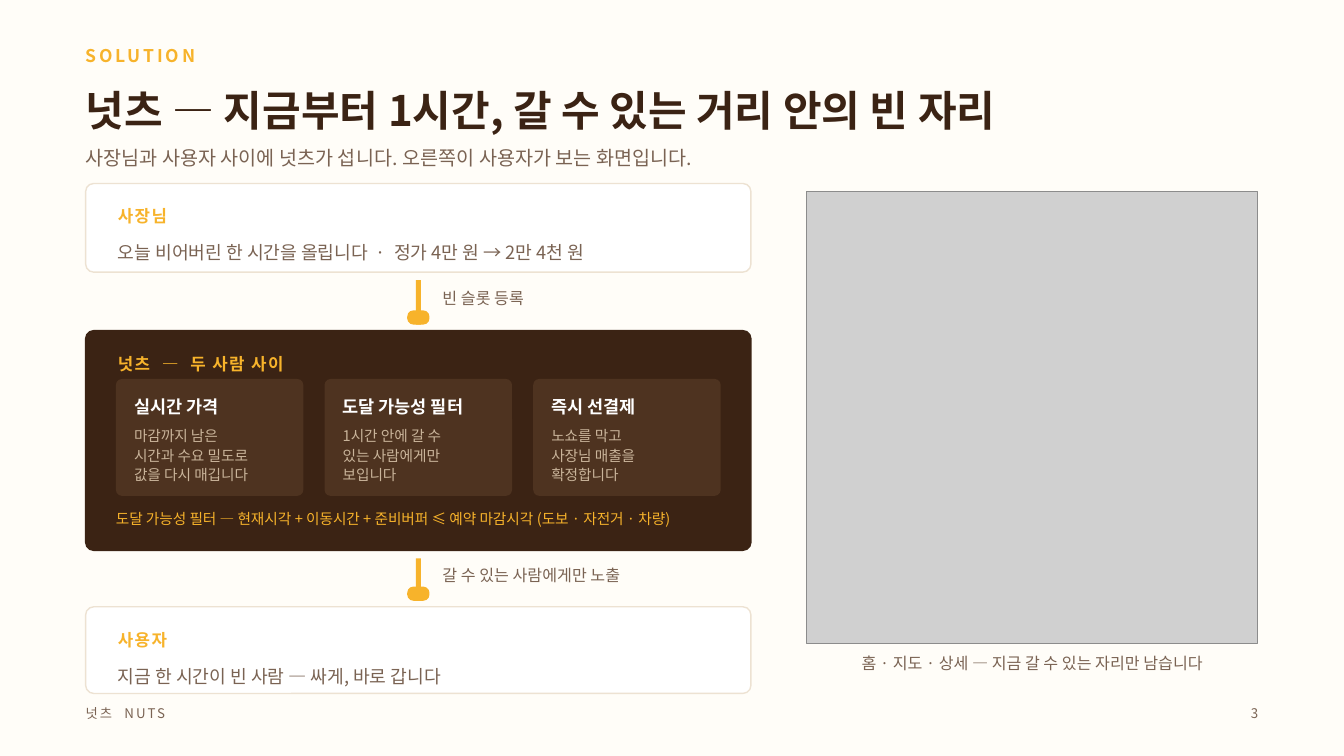
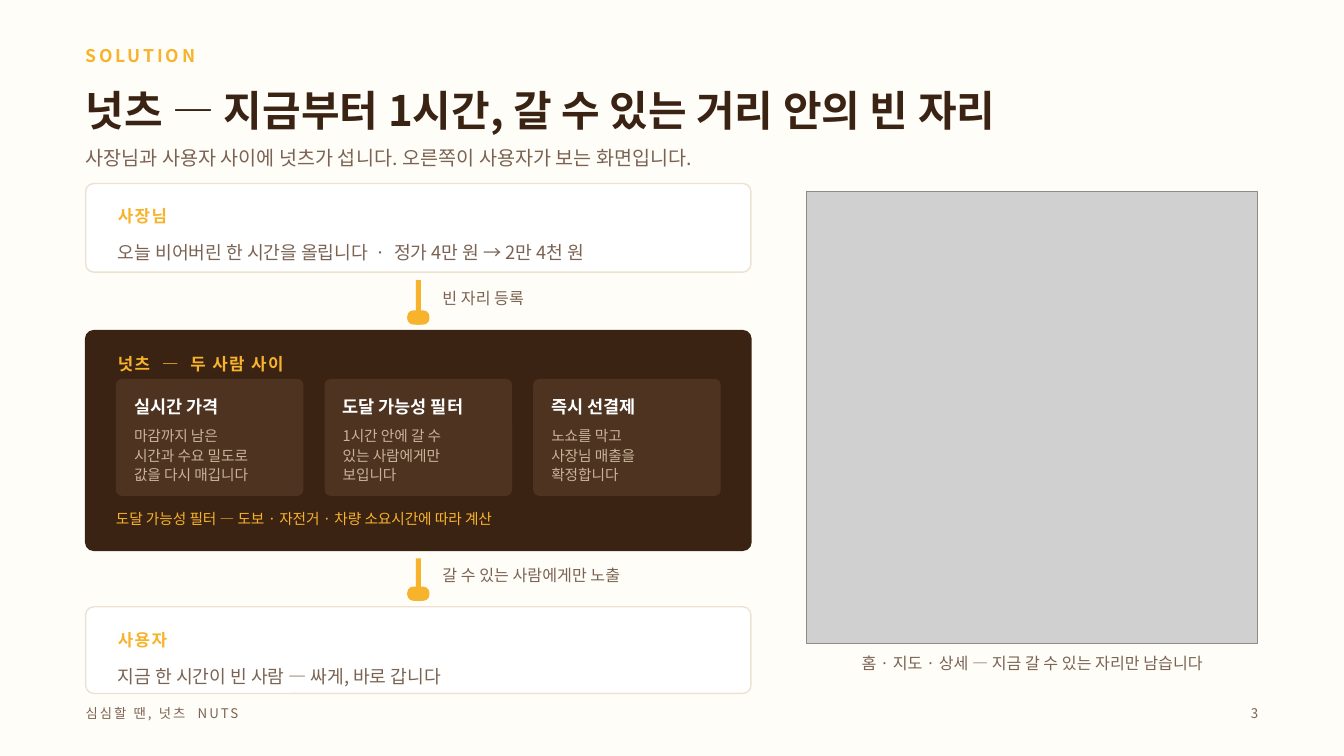
Before and after one commit to neti84-design/LMBA, a slide deck: slide 3 of 넛츠_IR덱.pptx. Drawn at 1344x756 pixels with LibreOffice and Linux fonts; fonts in the diff are those of the drawing; grey boxes stand for pictures. Boxes give left, top, right and bottom in pixels: in the first picture for what was removed or moved away, otherwise in the second. Text is boxed around its words. In the diff, an @@ line names an element or a change of style, - is before the commit and + after.

```diff
--- a/넛츠_IR덱.pptx
+++ b/넛츠_IR덱.pptx
@@ text at bbox=[442, 290, 524, 305]: text changed @@
-빈 슬롯 등록
+빈 자리 등록
@@ text at bbox=[116, 512, 492, 525]: text changed @@
-도달 가능성 필터 — 현재시각 + 이동시간 + 준비버퍼 ≤ 예약 마감시각 (도보 · 자전거 · 차량)
+도달 가능성 필터 — 도보 · 자전거 · 차량 소요시간에 따라 계산
@@ text at bbox=[86, 707, 185, 719]: text changed @@
-넛츠 NUTS
+심심할 땐, 넛츠 NUTS
```
Also in this commit, not shown: 7 other slides changed, 2 slides added, 5 slides removed, 12 other files.
